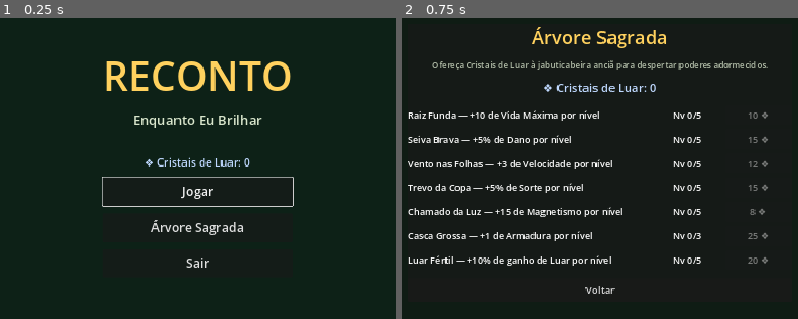
Above: before the commit, frames 1-2 (left to right).
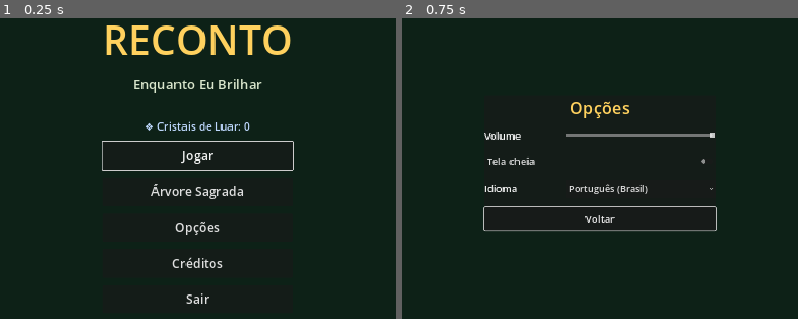
Above: after the commit, the same moments.

Repository: DevAndreNarcizo/RECONTO-While-I-Shine
Game: Godot game, scene res://scenes/Main.tscn
Two runs of this game, one before a commit and one after it. Both use one fixed random seed, a clock stepped at 60 frames per second and the inputs below.
Inputs (mouse positions are in pixels of both pictures, inside the frame that each line leads up to):
- Up to frame 1 (0.25 s): no input
- Up to frame 2 (0.75 s): click (600, 228) at 0.5 s, where only the run after the commit has a clickable "Opções"

The runs differ from the first frame. In frame 1, 7.8% of the frame differs, in the area x 25-75%, y 2-96%; in frame 2, 8.5%, in the area x 1-93%, y 2-92%.

Commit message:
feat: menu principal e selecao de lenda/bioma
Tela Jogar com seleção de lenda (bloqueadas mostram requisito; Saci
comprável por 1.000 Luar direto na tela) e de bioma (Amazônia trava
até vencer a Mata Atlântica). Opções com volume/tela cheia persistidos
no save e idioma placeholder; créditos em diálogo. Fluxo completo:
menu → seleção → run → fim → árvore/menu, sem vazar estado.

Co-Authored-By: Claude Fable 5 <noreply@anthropic.com>

Diff:
--- /dev/null
+++ b/game/resources/legends/saci.tres
@@ -0,0 +1,17 @@
+[gd_resource type="Resource" script_class="LegendData" load_steps=3 format=3]
+
+[ext_resource type="Script" path="res://scripts/legends/legend_data.gd" id="1"]
+[ext_resource type="Resource" path="res://resources/encantos/pedra_do_saci.tres" id="2"]
+
+[resource]
+script = ExtResource("1")
+id = &"saci"
+display_name = "Saci"
+description = "O menino do redemoinho apostou a perna numa corrida contra o vento — e ganhou o vento em troca. É o único que acha a guerra divertida."
+color = Color(0.85, 0.2, 0.2, 1)
+starting_encanto = ExtResource("2")
+max_hp_bonus = -20.0
+move_speed_bonus = 14.0
+luck_bonus = 0.1
+unlock_desc = "1.000 Cristais de Luar"
+unlock_luar_cost = 1000
--- a/game/scenes/Main.tscn
+++ b/game/scenes/Main.tscn
@@ -69,8 +69,24 @@
 theme_override_font_sizes/font_size = 30
 text = "Árvore Sagrada"
 
+[node name="Options" type="Button" parent="Center/VBox"]
+custom_minimum_size = Vector2(360, 68)
+layout_mode = 2
+theme_override_font_sizes/font_size = 30
+text = "Opções"
+
+[node name="Credits" type="Button" parent="Center/VBox"]
+custom_minimum_size = Vector2(360, 68)
+layout_mode = 2
+theme_override_font_sizes/font_size = 30
+text = "Créditos"
+
 [node name="Quit" type="Button" parent="Center/VBox"]
 custom_minimum_size = Vector2(360, 68)
 layout_mode = 2
 theme_override_font_sizes/font_size = 30
 text = "Sair"
+
+[node name="CreditsDialog" type="AcceptDialog" parent="."]
+title = "Créditos"
+size = Vector2i(560, 300)
--- /dev/null
+++ b/game/scenes/ui/LegendSelect.tscn
@@ -0,0 +1,86 @@
+[gd_scene load_steps=2 format=3]
+
+[ext_resource type="Script" path="res://scripts/ui/legend_select.gd" id="1"]
+
+[node name="LegendSelect" type="Control"]
+layout_mode = 3
+anchors_preset = 15
+anchor_right = 1.0
+anchor_bottom = 1.0
+grow_horizontal = 2
+grow_vertical = 2
+script = ExtResource("1")
+
+[node name="Background" type="ColorRect" parent="."]
+layout_mode = 1
+anchors_preset = 15
+anchor_right = 1.0
+anchor_bottom = 1.0
+grow_horizontal = 2
+grow_vertical = 2
+color = Color(0.05, 0.13, 0.09, 1)
+
+[node name="Center" type="CenterContainer" parent="."]
+layout_mode = 1
+anchors_preset = 15
+anchor_right = 1.0
+anchor_bottom = 1.0
+grow_horizontal = 2
+grow_vertical = 2
+
+[node name="Panel" type="PanelContainer" parent="Center"]
+layout_mode = 2
+
+[node name="VBox" type="VBoxContainer" parent="Center/Panel"]
+layout_mode = 2
+theme_override_constants/separation = 18
+
+[node name="Title" type="Label" parent="Center/Panel/VBox"]
+layout_mode = 2
+theme_override_colors/font_color = Color(1, 0.82, 0.37, 1)
+theme_override_font_sizes/font_size = 40
+text = "Escolha sua Lenda"
+horizontal_alignment = 1
+
+[node name="LuarLabel" type="Label" parent="Center/Panel/VBox"]
+layout_mode = 2
+theme_override_colors/font_color = Color(0.75, 0.85, 1, 1)
+theme_override_font_sizes/font_size = 22
+horizontal_alignment = 1
+
+[node name="Legends" type="HBoxContainer" parent="Center/Panel/VBox"]
+layout_mode = 2
+theme_override_constants/separation = 16
+alignment = 1
+
+[node name="BiomeTitle" type="Label" parent="Center/Panel/VBox"]
+layout_mode = 2
+theme_override_colors/font_color = Color(1, 0.82, 0.37, 1)
+theme_override_font_sizes/font_size = 30
+text = "Bioma"
+horizontal_alignment = 1
+
+[node name="Biomes" type="HBoxContainer" parent="Center/Panel/VBox"]
+layout_mode = 2
+theme_override_constants/separation = 16
+alignment = 1
+
+[node name="Info" type="Label" parent="Center/Panel/VBox"]
+custom_minimum_size = Vector2(700, 80)
+layout_mode = 2
+theme_override_colors/font_color = Color(0.85, 0.9, 0.8, 0.9)
+theme_override_font_sizes/font_size = 20
+autowrap_mode = 3
+horizontal_alignment = 1
+
+[node name="Start" type="Button" parent="Center/Panel/VBox"]
+custom_minimum_size = Vector2(320, 64)
+layout_mode = 2
+theme_override_font_sizes/font_size = 28
+text = "Começar a Noite"
+
+[node name="Back" type="Button" parent="Center/Panel/VBox"]
+custom_minimum_size = Vector2(320, 52)
+layout_mode = 2
+theme_override_font_sizes/font_size = 22
+text = "Voltar"
--- /dev/null
+++ b/game/scenes/ui/OptionsScreen.tscn
@@ -0,0 +1,86 @@
+[gd_scene load_steps=2 format=3]
+
+[ext_resource type="Script" path="res://scripts/ui/options_screen.gd" id="1"]
+
+[node name="OptionsScreen" type="Control"]
+layout_mode = 3
+anchors_preset = 15
+anchor_right = 1.0
+anchor_bottom = 1.0
+grow_horizontal = 2
+grow_vertical = 2
+script = ExtResource("1")
+
+[node name="Background" type="ColorRect" parent="."]
+layout_mode = 1
+anchors_preset = 15
+anchor_right = 1.0
+anchor_bottom = 1.0
+grow_horizontal = 2
+grow_vertical = 2
+color = Color(0.05, 0.13, 0.09, 1)
+
+[node name="Center" type="CenterContainer" parent="."]
+layout_mode = 1
+anchors_preset = 15
+anchor_right = 1.0
+anchor_bottom = 1.0
+grow_horizontal = 2
+grow_vertical = 2
+
+[node name="Panel" type="PanelContainer" parent="Center"]
+layout_mode = 2
+
+[node name="VBox" type="VBoxContainer" parent="Center/Panel"]
+layout_mode = 2
+theme_override_constants/separation = 22
+
+[node name="Title" type="Label" parent="Center/Panel/VBox"]
+layout_mode = 2
+theme_override_colors/font_color = Color(1, 0.82, 0.37, 1)
+theme_override_font_sizes/font_size = 40
+text = "Opções"
+horizontal_alignment = 1
+
+[node name="VolumeRow" type="HBoxContainer" parent="Center/Panel/VBox"]
+layout_mode = 2
+theme_override_constants/separation = 16
+
+[node name="Label" type="Label" parent="Center/Panel/VBox/VolumeRow"]
+custom_minimum_size = Vector2(180, 0)
+layout_mode = 2
+theme_override_font_sizes/font_size = 24
+text = "Volume"
+
+[node name="Slider" type="HSlider" parent="Center/Panel/VBox/VolumeRow"]
+custom_minimum_size = Vector2(360, 32)
+layout_mode = 2
+max_value = 1.0
+step = 0.05
+value = 1.0
+
+[node name="Fullscreen" type="CheckButton" parent="Center/Panel/VBox"]
+layout_mode = 2
+theme_override_font_sizes/font_size = 24
+text = "Tela cheia"
+
+[node name="LanguageRow" type="HBoxContainer" parent="Center/Panel/VBox"]
+layout_mode = 2
+theme_override_constants/separation = 16
+
+[node name="Label" type="Label" parent="Center/Panel/VBox/LanguageRow"]
+custom_minimum_size = Vector2(180, 0)
+layout_mode = 2
+theme_override_font_sizes/font_size = 24
+text = "Idioma"
+
+[node name="Options" type="OptionButton" parent="Center/Panel/VBox/LanguageRow"]
+custom_minimum_size = Vector2(360, 44)
+layout_mode = 2
+theme_override_font_sizes/font_size = 22
+
+[node name="Back" type="Button" parent="Center/Panel/VBox"]
+custom_minimum_size = Vector2(280, 56)
+layout_mode = 2
+theme_override_font_sizes/font_size = 24
+text = "Voltar"
--- a/game/scripts/autoload/save_manager.gd
+++ b/game/scripts/autoload/save_manager.gd
@@ -7,11 +7,39 @@
 const SCHEMA_VERSION := 1
 
 var luar := 0
-var tree_levels: Dictionary = {}  # String (id do upgrade) → int (nível)
-var biomes_cleared: Array = []    # Strings (ids de bioma vencidos)
+var tree_levels: Dictionary = {}   # String (id do upgrade) → int (nível)
+var biomes_cleared: Array = []     # Strings (ids de bioma vencidos)
+var legends_unlocked: Array = []   # Strings (além das unlocked_by_default)
+var settings: Dictionary = {"volume": 1.0, "fullscreen": false}
 
 func _ready() -> void:
 	load_game()
+	apply_settings()
+
+# --- Opções ---
+
+func set_setting(key: String, value: Variant) -> void:
+	settings[key] = value
+	apply_settings()
+	save_game()
+
+func apply_settings() -> void:
+	AudioServer.set_bus_volume_db(0, linear_to_db(clampf(float(settings.get("volume", 1.0)), 0.0001, 1.0)))
+	var mode := DisplayServer.WINDOW_MODE_FULLSCREEN if settings.get("fullscreen", false) else DisplayServer.WINDOW_MODE_WINDOWED
+	DisplayServer.window_set_mode(mode)
+
+# --- Lendas ---
+
+func is_legend_unlocked(legend: LegendData) -> bool:
+	return legend.unlocked_by_default or legends_unlocked.has(String(legend.id))
+
+func unlock_legend(legend: LegendData) -> bool:
+	if is_legend_unlocked(legend) or legend.unlock_luar_cost <= 0 or luar < legend.unlock_luar_cost:
+		return false
+	luar -= legend.unlock_luar_cost
+	legends_unlocked.push_back(String(legend.id))
+	save_game()
+	return true
 
 # --- Cristais de Luar ---
 
@@ -68,6 +96,8 @@
 		"luar": luar,
 		"tree_levels": tree_levels,
 		"biomes_cleared": biomes_cleared,
+		"legends_unlocked": legends_unlocked,
+		"settings": settings,
 	}
 	var file := FileAccess.open(TMP_PATH, FileAccess.WRITE)
 	if file == null:
@@ -95,3 +125,12 @@
 	if typeof(raw_biomes) == TYPE_ARRAY:
 		for b in raw_biomes:
 			biomes_cleared.push_back(String(b))
+	legends_unlocked = []
+	var raw_legends: Variant = parsed.get("legends_unlocked", [])
+	if typeof(raw_legends) == TYPE_ARRAY:
+		for l in raw_legends:
+			legends_unlocked.push_back(String(l))
+	var raw_settings: Variant = parsed.get("settings", {})
+	if typeof(raw_settings) == TYPE_DICTIONARY:
+		for key in raw_settings:
+			settings[String(key)] = raw_settings[key]
--- a/game/scripts/legends/legend_data.gd
+++ b/game/scripts/legends/legend_data.gd
@@ -25,3 +25,4 @@
 @export_group("Desbloqueio")
 @export var unlocked_by_default := false
 @export var unlock_desc := ""  # ex: "1.000 Luar", "Vença o Cerrado"
+@export var unlock_luar_cost := 0  # > 0 = comprável com Cristais de Luar
--- /dev/null
+++ b/game/scripts/ui/legend_select.gd
@@ -0,0 +1,88 @@
+extends Control
+## Tela "Jogar" — seleção de LENDA e BIOMA (docs/04 §1-2).
+## Lendas bloqueadas mostram o requisito; as compráveis com Luar são
+## desbloqueadas com um clique se houver saldo.
+
+const LEGENDS: Array = [
+	preload("res://resources/legends/curupira.tres"),
+	preload("res://resources/legends/saci.tres"),
+]
+
+const BIOMES := [
+	{"id": &"mata_atlantica", "name": "Mata Atlântica", "playable": true, "requires": &""},
+	{"id": &"amazonia", "name": "Amazônia (em breve)", "playable": false, "requires": &"mata_atlantica"},
+]
+
+var _sel_legend: LegendData
+var _sel_biome: StringName = &"mata_atlantica"
+var _legend_buttons: Dictionary = {}
+var _biome_buttons: Dictionary = {}
+
+@onready var luar_label: Label = $Center/Panel/VBox/LuarLabel
+@onready var legends_box: HBoxContainer = $Center/Panel/VBox/Legends
+@onready var biomes_box: HBoxContainer = $Center/Panel/VBox/Biomes
+@onready var info_label: Label = $Center/Panel/VBox/Info
+@onready var start: Button = $Center/Panel/VBox/Start
+@onready var back: Button = $Center/Panel/VBox/Back
+
+func _ready() -> void:
+	for legend in LEGENDS:
+		var b := Button.new()
+		b.custom_minimum_size = Vector2(300, 120)
+		b.toggle_mode = true
+		b.add_theme_font_size_override("font_size", 22)
+		b.pressed.connect(_on_legend_pressed.bind(legend))
+		legends_box.add_child(b)
+		_legend_buttons[legend.id] = b
+	for biome in BIOMES:
+		var b := Button.new()
+		b.custom_minimum_size = Vector2(300, 72)
+		b.toggle_mode = true
+		b.add_theme_font_size_override("font_size", 22)
+		b.pressed.connect(_on_biome_pressed.bind(biome))
+		biomes_box.add_child(b)
+		_biome_buttons[biome["id"]] = b
+	start.pressed.connect(_on_start)
+	back.pressed.connect(func(): get_tree().change_scene_to_file("res://scenes/Main.tscn"))
+	_sel_legend = LEGENDS[0]
+	_refresh()
+	start.grab_focus()
+
+func _on_legend_pressed(legend: LegendData) -> void:
+	if SaveManager.is_legend_unlocked(legend):
+		_sel_legend = legend
+	elif SaveManager.unlock_legend(legend):
+		_sel_legend = legend  # comprada com Luar
+	_refresh()
+
+func _on_biome_pressed(biome: Dictionary) -> void:
+	if _biome_available(biome):
+		_sel_biome = biome["id"]
+	_refresh()
+
+func _biome_available(biome: Dictionary) -> bool:
+	if not biome["playable"]:
+		return false
+	var req: StringName = biome["requires"]
+	return req == &"" or SaveManager.is_biome_cleared(req)
+
+func _on_start() -> void:
+	GameState.selected_legend = _sel_legend
+	GameState.selected_biome_id = _sel_biome
+	get_tree().change_scene_to_file("res://scenes/world/World.tscn")
+
+func _refresh() -> void:
+	luar_label.text = "❖ Cristais de Luar: %d" % SaveManager.luar
+	for legend in LEGENDS:
+		var b: Button = _legend_buttons[legend.id]
+		if SaveManager.is_legend_unlocked(legend):
+			b.text = legend.display_name
+		else:
+			b.text = "🔒 %s\n%s" % [legend.display_name, legend.unlock_desc]
+		b.button_pressed = (legend == _sel_legend)
+	for biome in BIOMES:
+		var b: Button = _biome_buttons[biome["id"]]
+		b.text = biome["name"] if _biome_available(biome) else "🔒 %s" % biome["name"]
+		b.disabled = not _biome_available(biome)
+		b.button_pressed = (biome["id"] == _sel_biome)
+	info_label.text = "%s — %s" % [_sel_legend.display_name, _sel_legend.description]
--- a/game/scripts/ui/main_menu.gd
+++ b/game/scripts/ui/main_menu.gd
@@ -1,14 +1,29 @@
 extends Control
-## Menu principal — Jogar, Árvore Sagrada, Sair.
+## Menu principal — Jogar (seleção de lenda/bioma), Árvore Sagrada, Opções,
+## Créditos e Sair.
+
+const CREDITS_TEXT := "RECONTO: Enquanto Eu Brilhar
+
+Um jogo de folclore brasileiro.
+Enquanto as histórias forem contadas, os Encantados não morrem.
+
+Design e desenvolvimento: André Narcizo
+Feito com Godot Engine e Claude Code."
 
 @onready var luar_label: Label = $Center/VBox/LuarLabel
 @onready var play: Button = $Center/VBox/Play
 @onready var tree: Button = $Center/VBox/Tree
+@onready var options: Button = $Center/VBox/Options
+@onready var credits: Button = $Center/VBox/Credits
 @onready var quit: Button = $Center/VBox/Quit
+@onready var credits_dialog: AcceptDialog = $CreditsDialog
 
 func _ready() -> void:
 	luar_label.text = "❖ Cristais de Luar: %d" % SaveManager.luar
-	play.pressed.connect(func(): get_tree().change_scene_to_file("res://scenes/world/World.tscn"))
+	play.pressed.connect(func(): get_tree().change_scene_to_file("res://scenes/ui/LegendSelect.tscn"))
 	tree.pressed.connect(func(): get_tree().change_scene_to_file("res://scenes/ui/SacredTree.tscn"))
+	options.pressed.connect(func(): get_tree().change_scene_to_file("res://scenes/ui/OptionsScreen.tscn"))
+	credits.pressed.connect(func(): credits_dialog.popup_centered())
 	quit.pressed.connect(func(): get_tree().quit())
+	credits_dialog.dialog_text = CREDITS_TEXT
 	play.grab_focus()
--- /dev/null
+++ b/game/scripts/ui/options_screen.gd
@@ -0,0 +1,18 @@
+extends Control
+## Opções — volume, tela cheia e idioma (placeholder). Persistem no save.
+
+@onready var volume: HSlider = $Center/Panel/VBox/VolumeRow/Slider
+@onready var fullscreen: CheckButton = $Center/Panel/VBox/Fullscreen
+@onready var language: OptionButton = $Center/Panel/VBox/LanguageRow/Options
+@onready var back: Button = $Center/Panel/VBox/Back
+
+func _ready() -> void:
+	volume.value = float(SaveManager.settings.get("volume", 1.0))
+	fullscreen.button_pressed = bool(SaveManager.settings.get("fullscreen", false))
+	language.add_item("Português (Brasil)")
+	language.add_item("English (em breve)")
+	language.set_item_disabled(1, true)  # TODO(fase 7): localização en
+	volume.value_changed.connect(func(v): SaveManager.set_setting("volume", v))
+	fullscreen.toggled.connect(func(on): SaveManager.set_setting("fullscreen", on))
+	back.pressed.connect(func(): get_tree().change_scene_to_file("res://scenes/Main.tscn"))
+	back.grab_focus()
